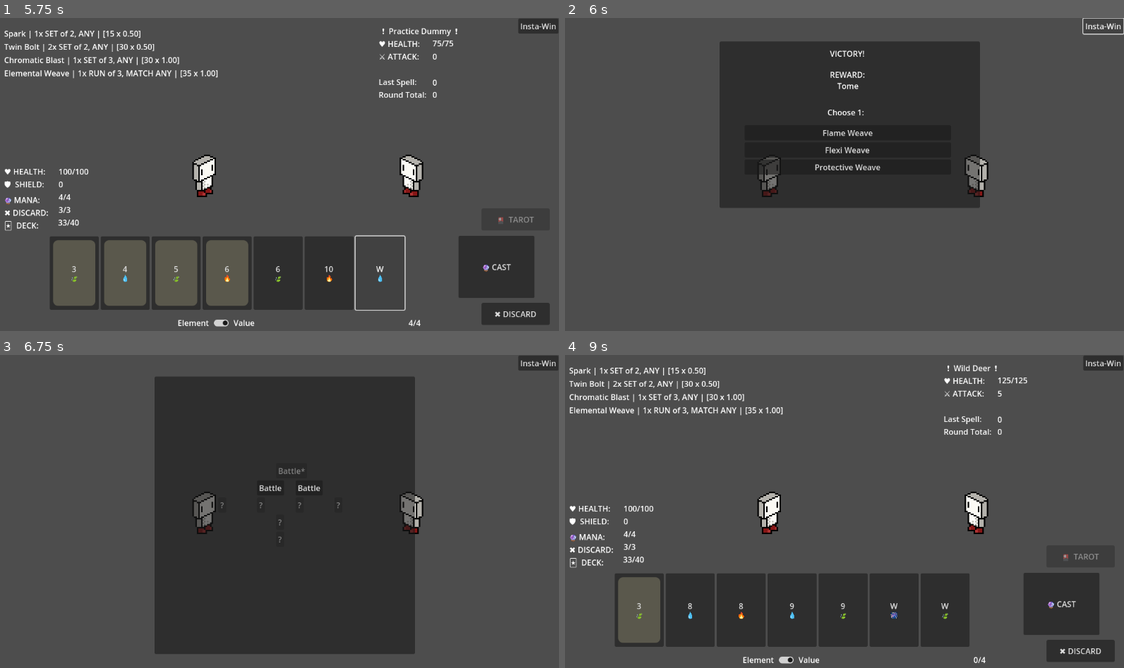
Above: before the commit, frames 1-4 (two rows, left to right).
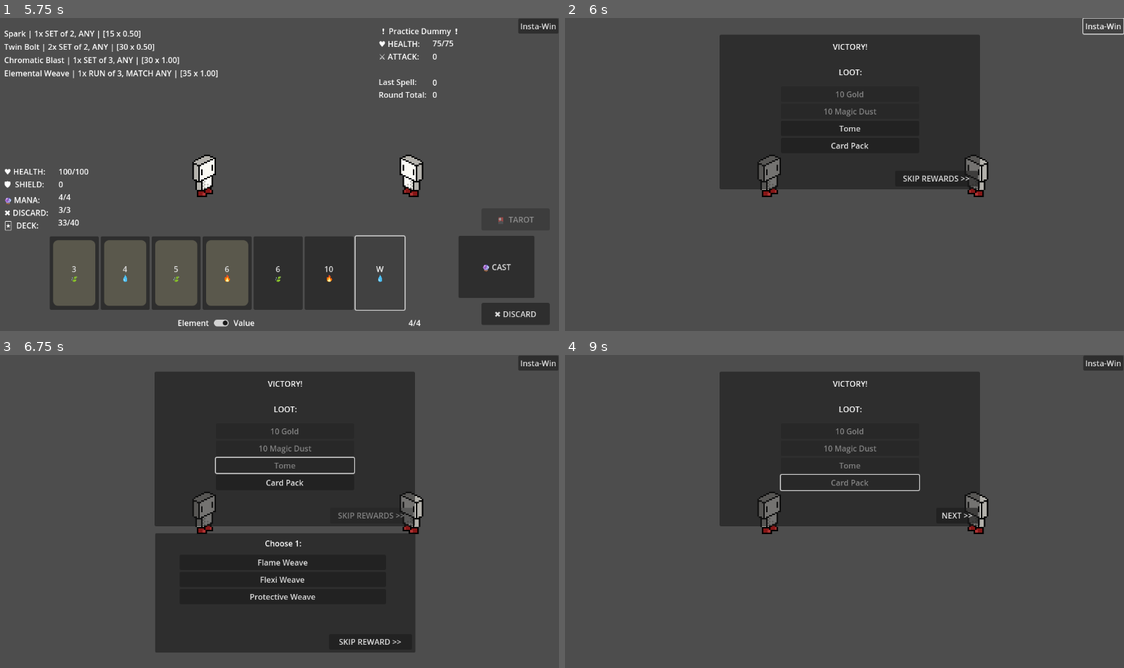
Above: after the commit, the same moments.

Repository: itsdotnickscott/wizard_card_game
Game: Godot game, scene res://scenes/battle.tscn
The game is run twice, just before and just after one commit, with the same random seed, the same clock (stepped at 60 frames per second) and the same inputs.
Inputs (mouse positions are in pixels of both pictures, inside the frame that each line leads up to):
- Up to frame 1 (5.75 s): click "3 🍃" at 0.5 s; click "4 💧" at 1.25 s; click "5 🍃" at 2 s; click "6 🔥" at 2.75 s; click "6 🍃" at 3.5 s; click "10 🔥" at 4.25 s; click "W 💧" at 5 s
- Up to frame 2 (6 s): click "Insta-Win" at 5.75 s
- Up to frame 3 (6.75 s): click (285, 470) at 6.5 s, where only the run before the commit has a clickable "Flame Weave"
- Up to frame 4 (9 s): click (850, 483) at 7.25 s, where only the run after the commit has a clickable "Card Pack"; click (749, 589) at 8 s, where only the run after the commit has a clickable "W 🔥"; click (833, 486) at 8.75 s, where only the run before the commit has a clickable "Battle"

Frame 1 is identical in both runs. In frame 2, 4.8% of the frame differs, in the area x 27-75%, y 5-61%; in frame 3, 3.2%; in frame 4, 41%, in the area x 0-99%, y 3-99%.

Commit message:
reward UI rework
- reward UI reworked to now accept multiple rewards from one location
- flow of reward selection is smoothed out
- option to skip rewards given

Diff:
--- a/scenes/battle.tscn
+++ b/scenes/battle.tscn
@@ -56,9 +56,7 @@
 [connection signal="sort_hand" from="UserInterface/BattleUI" to="." method="_on_battle_ui_sort_hand"]
 [connection signal="use_tarot" from="UserInterface/BattleUI" to="." method="use_tarot"]
 [connection signal="escape" from="UserInterface/EscapeUI" to="." method="_on_escape"]
-[connection signal="gain_card" from="UserInterface/RewardUI" to="." method="_on_reward_gain_card"]
-[connection signal="gain_tarot" from="UserInterface/RewardUI" to="." method="_on_reward_gain_tarot"]
-[connection signal="level_up_spell" from="UserInterface/RewardUI" to="." method="_on_reward_level_up_spell"]
-[connection signal="upgrade_spell" from="UserInterface/RewardUI" to="." method="_on_reward_upgrade_spell"]
+[connection signal="gain_reward" from="UserInterface/RewardUI" to="." method="gain_reward"]
+[connection signal="next_location" from="UserInterface/RewardUI" to="." method="next_location"]
 [connection signal="pressed" from="UserInterface/InstaWin" to="." method="_on_insta_win_pressed"]
 [connection signal="location_pressed" from="UserInterface/Map" to="." method="_on_map_location_pressed"]
--- a/scenes/map.tscn
+++ b/scenes/map.tscn
@@ -1,6 +1,9 @@
-[gd_scene load_steps=2 format=3 uid="uid://vcq0ef7hvpk1"]
+[gd_scene load_steps=3 format=3 uid="uid://vcq0ef7hvpk1"]
 
 [ext_resource type="Script" path="res://scripts/map.gd" id="1_7r28i"]
+
+[sub_resource type="StyleBoxFlat" id="StyleBoxFlat_o3in7"]
+bg_color = Color(0.92, 0.785067, 0.552, 0.811765)
 
 [node name="Map" type="Control"]
 layout_mode = 3
@@ -17,13 +20,14 @@
 offset_top = 44.0
 offset_right = 858.0
 offset_bottom = 611.0
+theme_override_styles/panel = SubResource("StyleBoxFlat_o3in7")
 
 [node name="VBoxContainer" type="VBoxContainer" parent="Panel"]
 layout_mode = 0
-offset_left = 116.0
-offset_top = 177.0
-offset_right = 456.0
-offset_bottom = 348.0
+offset_left = 101.0
+offset_top = 207.0
+offset_right = 441.0
+offset_bottom = 378.0
 alignment = 1
 
 [node name="Button5" type="Button" parent="Panel/VBoxContainer"]
--- a/scenes/reward_ui.tscn
+++ b/scenes/reward_ui.tscn
@@ -12,86 +12,130 @@
 grow_vertical = 2
 script = ExtResource("1_obmo8")
 
-[node name="VictoryPanel" type="Panel" parent="."]
+[node name="RewardsPanel" type="Panel" parent="."]
 layout_mode = 0
 offset_left = 327.0
-offset_top = 48.0
+offset_top = 34.0
 offset_right = 858.0
-offset_bottom = 388.0
+offset_bottom = 350.0
 
-[node name="Victory" type="Label" parent="VictoryPanel"]
+[node name="Text" type="Label" parent="RewardsPanel"]
 layout_mode = 0
-offset_left = 108.0
+offset_left = 114.0
 offset_top = 13.0
-offset_right = 414.0
-offset_bottom = 36.0
-text = "VICTORY!"
+offset_right = 420.0
+offset_bottom = 88.0
+text = "VICTORY!
+
+LOOT:"
 horizontal_alignment = 1
 
-[node name="Reward" type="Label" parent="VictoryPanel"]
+[node name="VBoxContainer" type="VBoxContainer" parent="RewardsPanel"]
+layout_mode = 0
+offset_left = 125.0
+offset_top = 106.0
+offset_right = 407.0
+offset_bottom = 292.0
+
+[node name="Button" type="Button" parent="RewardsPanel/VBoxContainer"]
+layout_mode = 2
+disabled = true
+text = "10 Gold"
+
+[node name="Button2" type="Button" parent="RewardsPanel/VBoxContainer"]
+layout_mode = 2
+disabled = true
+text = "10 Magic Dust"
+
+[node name="Button3" type="Button" parent="RewardsPanel/VBoxContainer"]
+layout_mode = 2
+text = "Tome"
+
+[node name="Button4" type="Button" parent="RewardsPanel/VBoxContainer"]
+layout_mode = 2
+text = "Card Pack"
+
+[node name="SkipButton" type="Button" parent="RewardsPanel"]
+layout_mode = 0
+offset_left = 358.0
+offset_top = 278.0
+offset_right = 527.0
+offset_bottom = 310.0
+text = "SKIP REWARDS >>"
+
+[node name="NextButton" type="Button" parent="RewardsPanel"]
+visible = false
+layout_mode = 0
+offset_left = 442.0
+offset_top = 278.0
+offset_right = 527.0
+offset_bottom = 310.0
+text = "NEXT >>"
+
+[node name="ChoicePanel" type="Panel" parent="."]
+layout_mode = 0
+offset_left = 328.0
+offset_top = 364.0
+offset_right = 859.0
+offset_bottom = 608.0
+
+[node name="Count" type="Label" parent="ChoicePanel"]
 layout_mode = 0
 offset_left = 180.0
-offset_top = 56.0
+offset_top = 9.0
 offset_right = 343.0
-offset_bottom = 107.0
-text = "REWARD:"
-horizontal_alignment = 1
-
-[node name="Type" type="Label" parent="VictoryPanel/Reward"]
-layout_mode = 0
-offset_left = 1.0
-offset_top = 23.0
-offset_right = 164.0
-offset_bottom = 46.0
-text = "Spellbook"
-horizontal_alignment = 1
-
-[node name="Count" type="Label" parent="VictoryPanel/Reward"]
-layout_mode = 0
-offset_left = -4.0
-offset_top = 77.0
-offset_right = 159.0
-offset_bottom = 100.0
+offset_bottom = 32.0
 text = "Choose 1:"
 horizontal_alignment = 1
 
-[node name="Tome" type="VBoxContainer" parent="VictoryPanel" groups=["choices"]]
+[node name="Tome" type="VBoxContainer" parent="ChoicePanel" groups=["choices"]]
 layout_mode = 0
-offset_left = 51.0
-offset_top = 171.0
-offset_right = 472.0
-offset_bottom = 408.0
+offset_left = 50.0
+offset_top = 44.0
+offset_right = 471.0
+offset_bottom = 217.0
 
-[node name="Choice1" type="Button" parent="VictoryPanel/Tome"]
+[node name="Choice1" type="Button" parent="ChoicePanel/Tome"]
 layout_mode = 2
 text = "Choice 1"
 
-[node name="Choice2" type="Button" parent="VictoryPanel/Tome"]
+[node name="Choice2" type="Button" parent="ChoicePanel/Tome"]
 layout_mode = 2
 text = "Choice 2"
 
-[node name="Choice3" type="Button" parent="VictoryPanel/Tome"]
+[node name="Choice3" type="Button" parent="ChoicePanel/Tome"]
 layout_mode = 2
 text = "Choice 3"
 
-[node name="CardPack" type="HBoxContainer" parent="VictoryPanel" groups=["choices"]]
+[node name="CardPack" type="HBoxContainer" parent="ChoicePanel" groups=["choices"]]
 layout_mode = 0
-offset_left = 8.0
-offset_top = 170.0
-offset_right = 524.0
-offset_bottom = 407.0
+offset_left = 7.0
+offset_top = 43.0
+offset_right = 523.0
+offset_bottom = 207.0
 
-[node name="Card" parent="VictoryPanel/CardPack" instance=ExtResource("2_b8vkq")]
+[node name="Card" parent="ChoicePanel/CardPack" instance=ExtResource("2_b8vkq")]
 layout_mode = 2
 
-[node name="Card2" parent="VictoryPanel/CardPack" instance=ExtResource("2_b8vkq")]
+[node name="Card2" parent="ChoicePanel/CardPack" instance=ExtResource("2_b8vkq")]
 layout_mode = 2
 
-[node name="Card3" parent="VictoryPanel/CardPack" instance=ExtResource("2_b8vkq")]
+[node name="Card3" parent="ChoicePanel/CardPack" instance=ExtResource("2_b8vkq")]
 layout_mode = 2
 
-[node name="Card4" parent="VictoryPanel/CardPack" instance=ExtResource("2_b8vkq")]
+[node name="Card4" parent="ChoicePanel/CardPack" instance=ExtResource("2_b8vkq")]
 layout_mode = 2
 
-[node name="Card5" parent="VictoryPanel/CardPack" instance=ExtResource("2_b8vkq")]
+[node name="Card5" parent="ChoicePanel/CardPack" instance=ExtResource("2_b8vkq")]
 layout_mode = 2
+
+[node name="SkipButton" type="Button" parent="ChoicePanel"]
+offset_left = 355.0
+offset_top = 206.0
+offset_right = 524.0
+offset_bottom = 238.0
+text = "SKIP REWARD >>"
+
+[connection signal="pressed" from="RewardsPanel/SkipButton" to="." method="_on_next_button_pressed"]
+[connection signal="pressed" from="RewardsPanel/NextButton" to="." method="_on_next_button_pressed"]
+[connection signal="pressed" from="ChoicePanel/SkipButton" to="." method="_on_skip_choice_button_pressed"]
--- a/scripts/battle.gd
+++ b/scripts/battle.gd
@@ -203,7 +203,7 @@
 
 func battle_end():
 	curr_state = State.OUTCOME
-	reward_ui.set_reward(curr_location.info.reward)
+	reward_ui.set_rewards(curr_location.info)
 	reward_ui.visible = true
 	battle_ui.visible = false
 
@@ -270,34 +270,20 @@
 	next_location()
 
 
-func _on_reward_level_up_spell(spell: Spell) -> void:
-	if spell in player.spellbook:
-		spell.level_up()
-	else:
-		player.spellbook.append(spell)
-
-	next_location()
-
-
-func _on_reward_upgrade_spell(upg: Upgrade) -> void:
-	if upg in upg.spell.upgrades:
-		upg.level_up()
-	else:
-		upg.spell.upgrade(upg)
-
-	next_location()
-
-
-func _on_reward_gain_card(card: Card) -> void:
-	player.deck.append(card)
-
-	next_location()
-
-
-func _on_reward_gain_tarot(tarot: Tarot) -> void:
-	player.tarots.append(tarot)
-
-	next_location()
+func gain_reward(choice: Variant) -> void:
+	if choice is Spell:
+		if choice in player.spellbook:
+			choice.level_up()
+		else:
+			player.spellbook.append(choice)
+
+	elif choice is Card:
+		player.deck.append(choice)
+
+	elif choice is Tarot:
+		player.tarots.append(choice)
+
+	reward_ui.next_reward()
 
 
 func _on_map_location_pressed(location: Location) -> void:
--- a/scripts/battle_ui.gd
+++ b/scripts/battle_ui.gd
@@ -66,7 +66,8 @@
 
 	# Delete current labels
 	for child in player_spell_ui.get_children():
-		player_spell_ui.remove_child(child)
+		# Can be queue freed because spell is represented as a label
+		child.queue_free()
 
 	# Create new labels for each spell
 	for spell in spells:
@@ -80,6 +81,7 @@
 
 	# Delete current buttons
 	for child in player_hand_ui.get_children():
+		# remove_child is used instead of queue_free because Cards need to stay alive in player hand
 		player_hand_ui.remove_child(child)
 
 	# Create new buttons based on player hand
@@ -101,7 +103,8 @@
 
 	# Delete current buttons
 	for child in tarots_ui.get_children():
-		tarots_ui.remove_child(child)
+		# Can be queue freed because tarot is represented as a button
+		child.queue_free()
 
 	# Create new buttons based on player tarots
 	for tarot in tarots:
--- a/scripts/location.gd
+++ b/scripts/location.gd
@@ -8,8 +8,8 @@
 @export var links: Array[Location] = []
 
 
-func init_as_fight(enemy_info: EnemyInfo, win: Reward, locations: Array[Location]) -> void:
-	info = Fight.new(enemy_info, win)
+func init_as_fight(enemy_info: EnemyInfo, loot: Array[Reward], locations: Array[Location]) -> void:
+	info = Fight.new(enemy_info, loot)
 	links = locations
 
 
@@ -48,12 +48,18 @@
 
 class Fight extends Location:
 	@export var enemy: EnemyInfo = null
-	@export var reward: Reward = null
+	@export var rewards: Array[Reward] = []
+	@export var gold: int = 0
+	@export var dust: int = 0
 
 
-	func _init(enemy_info: EnemyInfo, win: Reward) -> void:
+	func _init(
+		enemy_info: EnemyInfo, loot: Array[Reward], drop_gold: int = 10, drop_dust: int = 10
+	) -> void:
 		enemy = enemy_info
-		reward = win
+		rewards = loot
+		gold = drop_gold
+		dust = drop_dust
 
 
 class Incident extends Location:
--- a/scripts/map.gd
+++ b/scripts/map.gd
@@ -24,36 +24,36 @@
 
 	start.init_as_fight(
 		EnemyInfo.new("Practice Dummy", Enemy.Tier.NORMAL, 75, [Attack.new("Stay Still", 0)]),
-		Reward.Tome.get_random(), [choice1, choice2]
+		[Reward.Tome.get_random(), Reward.CardPack.get_random()], [choice1, choice2]
 	)
 	choice1.init_as_fight(
 		EnemyInfo.new("Wild Deer", Enemy.Tier.NORMAL, 125, [Attack.new("Prance", 5)]),
-		Reward.TarotPack.get_random(), [choice1a, choice1b]
+		[Reward.TarotPack.get_random(), Reward.CardPack.get_random()], [choice1a, choice1b]
 	)
 	choice2.init_as_fight(
 		EnemyInfo.new("Wild Skunk", Enemy.Tier.NORMAL, 100, [Attack.new("Spray", 10)]),
-		Reward.TarotPack.get_random(), [choice2a, choice2b]
+		[Reward.TarotPack.get_random(), Reward.CardPack.get_random()], [choice2a, choice2b]
 	)
 	choice1a.init_as_fight(
 		EnemyInfo.new("Wild Bear", Enemy.Tier.NORMAL, 175, [Attack.new("Claw", 15)]),
-		Reward.Tome.get_random(), [shop]
+		[Reward.Tome.get_random(), Reward.CardPack.get_random()], [shop]
 	)
 	choice1b.init_as_fight(
 		EnemyInfo.new("Wild Wolf", Enemy.Tier.NORMAL, 150, [Attack.new("Pounce", 20)]),
-		Reward.Tome.get_random(), [shop]
+		[Reward.Tome.get_random(), Reward.CardPack.get_random()], [shop]
 	)
 	choice2a.init_as_fight(
 		EnemyInfo.new("Wild Crocodile", Enemy.Tier.NORMAL, 175, [Attack.new("Crunch", 15)]),
-		Reward.Tome.get_random(), [shop]
+		[Reward.Tome.get_random(), Reward.CardPack.get_random()], [shop]
 	)
 	choice2b.init_as_fight(
 		EnemyInfo.new("Wild Snake", Enemy.Tier.NORMAL, 150, [Attack.new("Bite", 20)]),
-		Reward.Tome.get_random(), [shop]
+		[Reward.Tome.get_random(), Reward.CardPack.get_random()], [shop]
 	)
 	shop.init_as_market([boss])
 	boss.init_as_fight(
 		EnemyInfo.new("Metal Guard", Enemy.Tier.BOSS, 300, [Attack.new("Sword and Shield", 30)]),
-		Reward.Tome.get_random(), []
+		[Reward.Tome.get_random(), Reward.CardPack.get_random()], []
 	)
 
 	locations = [start, choice1, choice2, choice1a, choice1b, choice2a, choice2b, shop, boss]
@@ -78,12 +78,14 @@
 			add_location(location, hbox)
 			placed.append(location)
 
+		# Creates the next tier of locations if finished with current level
 		if location == next:
 			curr_lvl += 1
 			hbox = vbox.get_children()[curr_lvl]
 			hbox.alignment = BoxContainer.ALIGNMENT_CENTER
 			next = null
 
+		# Establishes links onto the board, one level up
 		if location.links.size() > 0:
 			var new_hbox: HBoxContainer = null
 
@@ -98,6 +100,7 @@
 					add_location(link, new_hbox)
 					placed.append(link)
 
+					# Signifies when we are moving up a level
 					if next == null:
 						next = link
 
--- a/scripts/reward.gd
+++ b/scripts/reward.gd
@@ -79,6 +79,10 @@
 	}
 
 
+	static func name() -> String:
+		return "Tome"
+
+
 	static func get_random() -> Tome:
 		var rng := RandomNumberGenerator.new()
 		var tome := []
@@ -151,6 +155,10 @@
 	static var card_scene = load("res://scenes/card.tscn")
 
 
+	static func name() -> String:
+		return "Card Pack"
+
+
 	static func get_random() -> CardPack:
 		var rng := RandomNumberGenerator.new()
 		var pack := []
@@ -167,6 +175,10 @@
 
 
 class TarotPack extends Reward:
+	static func name() -> String:
+		return "Tarot Card Pack"
+
+
 	static func get_random() -> TarotPack:
 		var rng := RandomNumberGenerator.new()
 		var all_tarots := Tarot.get_all_tarots()
--- a/scripts/reward_ui.gd
+++ b/scripts/reward_ui.gd
@@ -1,40 +1,69 @@
 extends Control
 
 
-signal level_up_spell(spell: Spell)
-signal upgrade_spell(upgrade: Upgrade)
-signal gain_card(card: Card)
-signal gain_tarot(tarot: Tarot)
+signal gain_reward(choice: Variant)
+signal next_location()
 
 
-@onready var tome_ui: VBoxContainer = get_node("VictoryPanel/Tome")
-@onready var card_pack_ui: HBoxContainer = get_node("VictoryPanel/CardPack")
+@onready var rewards_list: VBoxContainer = get_node("RewardsPanel/VBoxContainer")
+@onready var choices_panel: Panel = get_node("ChoicePanel")
+@onready var tome_ui: VBoxContainer = get_node("ChoicePanel/Tome")
+@onready var card_pack_ui: HBoxContainer = get_node("ChoicePanel/CardPack")
+@onready var skip_reward_button: Button = get_node("RewardsPanel/SkipButton")
+@onready var skip_choice_button: Button = get_node("ChoicePanel/SkipButton")
+@onready var next_button: Button = get_node("RewardsPanel/NextButton")
 
 
-var choices: Dictionary
+func set_rewards(location_info: Location) -> void:
+	choices_panel.visible = false
+
+	for child in rewards_list.get_children():
+		child.queue_free()
+
+	if location_info.gold > 0:
+		var button := Button.new()
+		button.text = "%d Gold" % location_info.gold
+		button.disabled = true
+		rewards_list.add_child(button)
+
+	if location_info.dust > 0:
+		var button := Button.new()
+		button.text = "%d Magic Dust" % location_info.dust
+		button.disabled = true
+		rewards_list.add_child(button)
+
+	if not location_info.rewards.is_empty():
+		skip_reward_button.visible = true
+		next_button.visible = false
+
+		for reward in location_info.rewards:
+			var button := Button.new()
+			button.text = reward.name()
+			rewards_list.add_child(button)
+			button.pressed.connect(_set_choices.bind(reward, button))
 
 
-func set_reward(reward: Reward) -> void:
-	_hide_choices()
+func next_reward() -> void:
+	skip_reward_button.disabled = false
+	choices_panel.visible = false
 
-	# Delete current labels
-	for container in get_tree().get_nodes_in_group("choices"):
-		for child in container.get_children():
-			container.remove_child(child)
+	for button in rewards_list.get_children():
+		if button.disabled == false:
+			return
 
-	# Set reward name
-	var text: String
-	if reward is Reward.Tome:
-		text = "Tome"
-	elif reward is Reward.CardPack:
-		text = "Card Pack"
-	elif reward is Reward.TarotPack:
-		text = "Tarot Card Pack"
+	skip_reward_button.visible = false
+	next_button.visible = true
 
-	$VictoryPanel/Reward/Type.text = text
-	$VictoryPanel/Reward/Count.text = "Choose %d:" % [reward.choice_amt]
 
-	# Create new labels for each spell
+func _set_choices(reward: Reward, btn: Button) -> void:
+	btn.disabled = true
+	skip_reward_button.disabled = true
+
+	_reset_choices()
+
+	$ChoicePanel/Count.text = "Choose %d:" % [reward.choice_amt]
+
+	# Create new labels for each choice
 	for choice in reward.choices:
 		if choice is Spell or choice is Upgrade or choice is Tarot:
 			var button := Button.new()
@@ -49,6 +78,8 @@
 			choice.get_node("Button").pressed.connect(_on_reward_chosen.bind(choice))
 			card_pack_ui.visible = true
 
+	choices_panel.visible = true
+
 
 func _reset_card(card: Card) -> void:
 	card.ui_ready = false
@@ -58,21 +89,20 @@
 		card_pack_ui.remove_child(child)
 
 
-func _hide_choices() -> void:
+func _reset_choices() -> void:
 	for container in get_tree().get_nodes_in_group("choices"):
 		container.visible = false
+		for child in container.get_children():
+			container.remove_child(child)
 
 
 func _on_reward_chosen(choice: Variant) -> void:
-	if choice is Spell:
-		level_up_spell.emit(choice)
+	gain_reward.emit(choice)
 
-	elif choice is Upgrade:
-		upgrade_spell.emit(choice)
 
-	elif choice is Card:
-		_reset_card(choice)
-		gain_card.emit(choice)
+func _on_next_button_pressed() -> void:
+	next_location.emit()
 
-	elif choice is Tarot:
-		gain_tarot.emit(choice)
+
+func _on_skip_choice_button_pressed() -> void:
+	next_reward()
